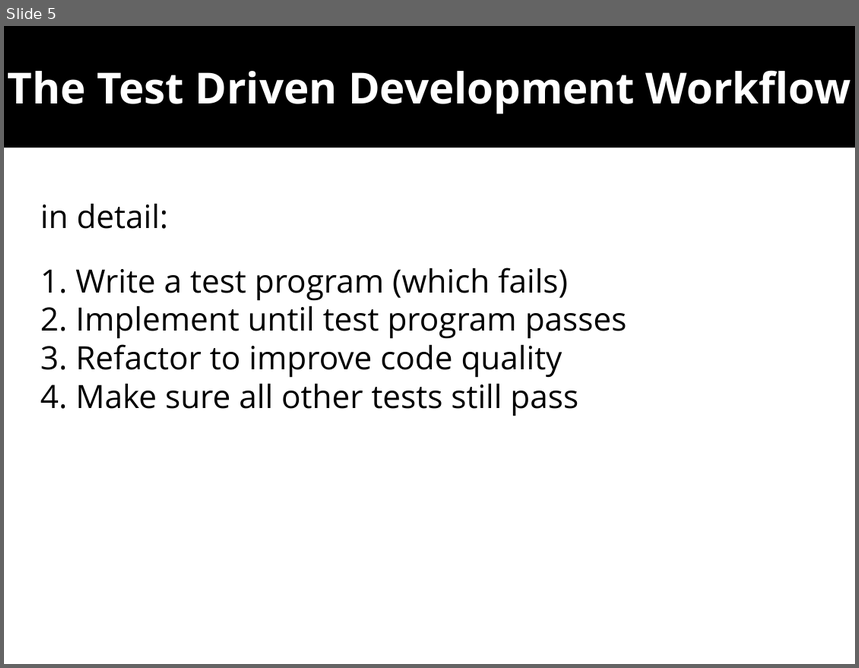
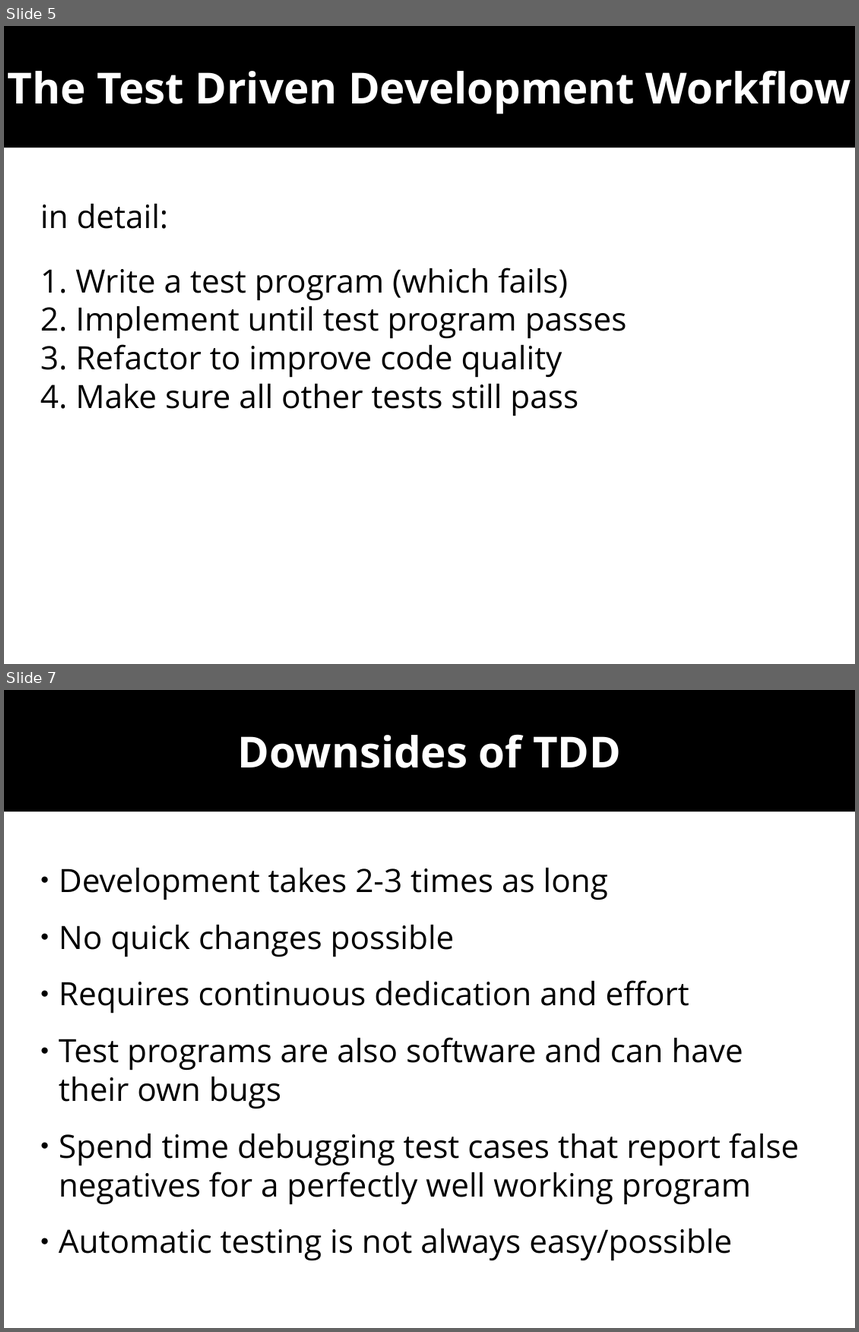
Before and after one commit to wolframroesler/Talks, a slide deck: tdd.odp. Shown one above the other, each under a label of ours: slide 5 before the commit, slides 5 and 7 after it; the slides between them are not shown. The pictures are 859x668 and 859x1332 pixels, drawn with LibreOffice and Linux fonts; fonts in the diff are those of the drawing. Boxes give left, top, right and bottom in pixels: in the first picture for what was removed or moved away, otherwise in the second. Text is boxed around its words. In the diff, an @@ line names an element or a change of style, - is before the commit and + after.

```diff
--- a/tdd.odp
+++ b/tdd.odp
@@ slide 7 added at <box>4,690,855,1328</box>, background #FFFFFF @@
@@ subtitle added at <box>4,690,855,812</box>, fill #000000, 40 pt, text #FFFFFF, bold @@
+Downsides of TDD
@@ text added at <box>59,868,799,1262</box>, 30 pt, text #000000 @@
+● Development takes 2-3 times as long
+● No quick changes possible
+● Requires continuous dedication and effort
+● Test programs are also software and can have their own bugs
+● Spend time debugging test cases that report false negatives for a perfectly well working program
+● Automatic testing is not always easy/possible
```
Also in this commit, not shown: 4 slides changed, 8 other slides added.
